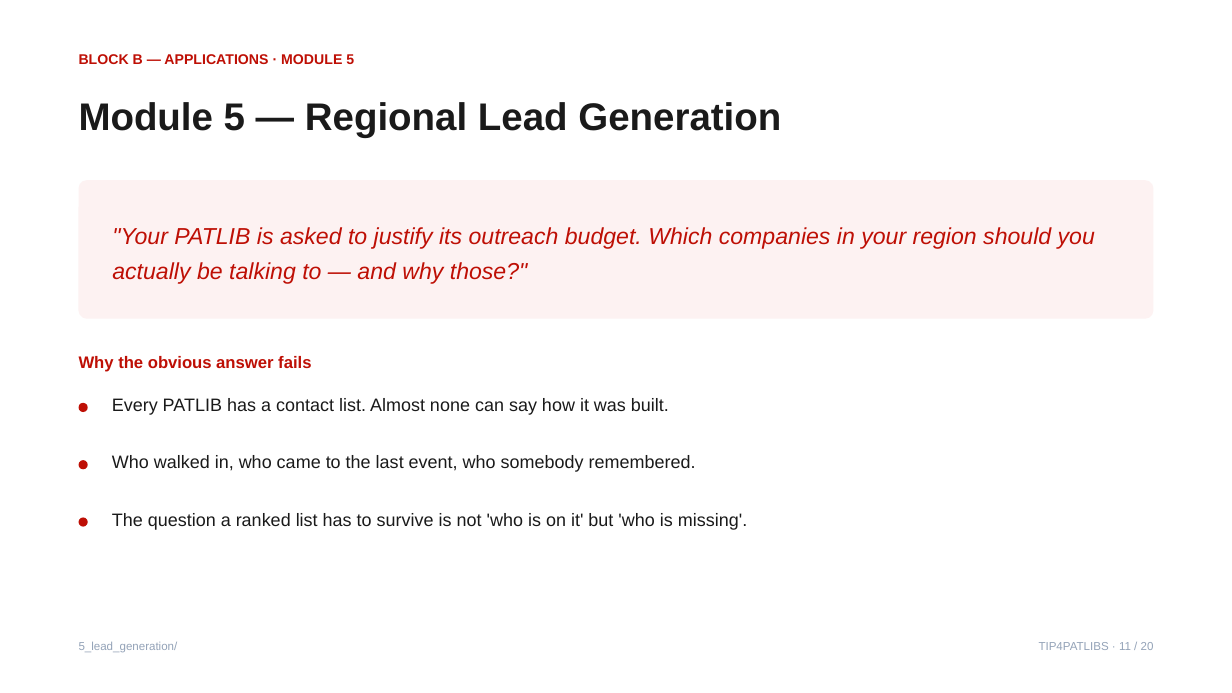
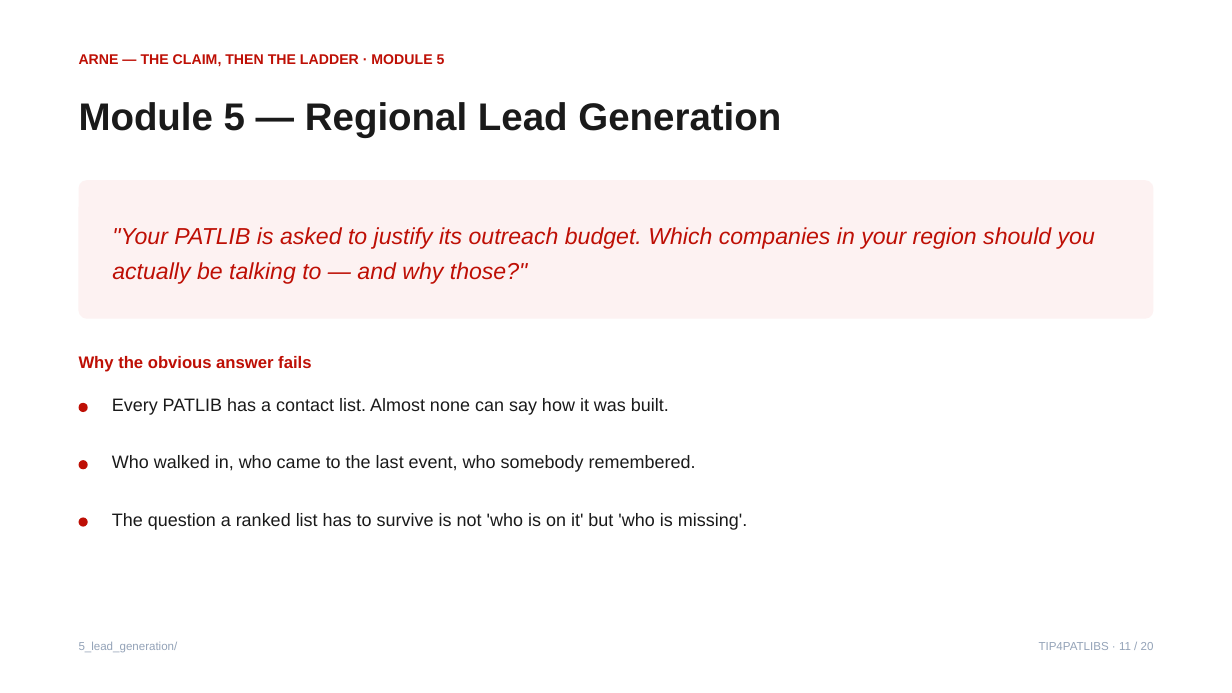
Before and after one commit to mtcberlin/epo-tip4patlibs, a slide deck: slide 11 of 9_documentation/course/TIP4PATLIBS_workshop.pptx. Drawn at 1232x693 pixels with LibreOffice and Linux fonts; fonts in the diff are those of the drawing. Boxes give left, top, right and bottom in pixels: in the first picture for what was removed or moved away, otherwise in the second. Text is boxed around its words. In the diff, an @@ line names an element or a change of style, - is before the commit and + after.

```diff
--- a/9_documentation/course/TIP4PATLIBS_workshop.pptx
+++ b/9_documentation/course/TIP4PATLIBS_workshop.pptx
@@ text at bbox=[79, 54, 445, 66]: text changed @@
-BLOCK B — APPLICATIONS · MODULE 5
+ARNE — THE CLAIM, THEN THE LADDER · MODULE 5
```
Also in this commit, not shown: 19 other slides changed, 2 other files.
